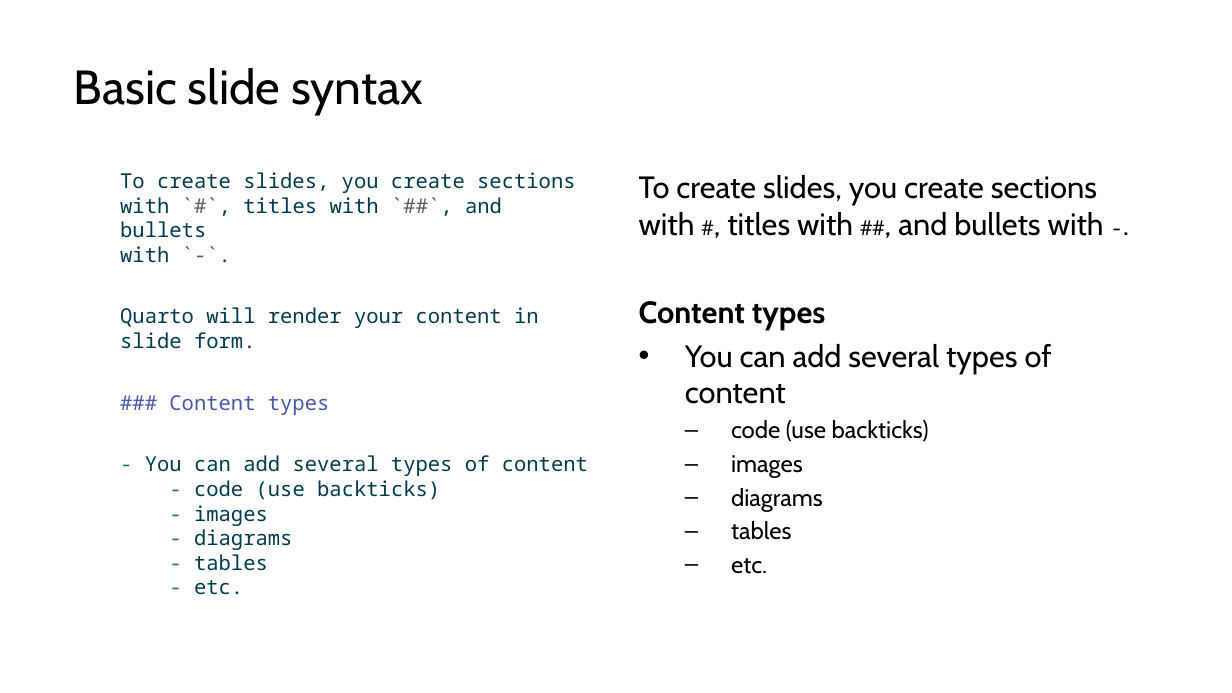
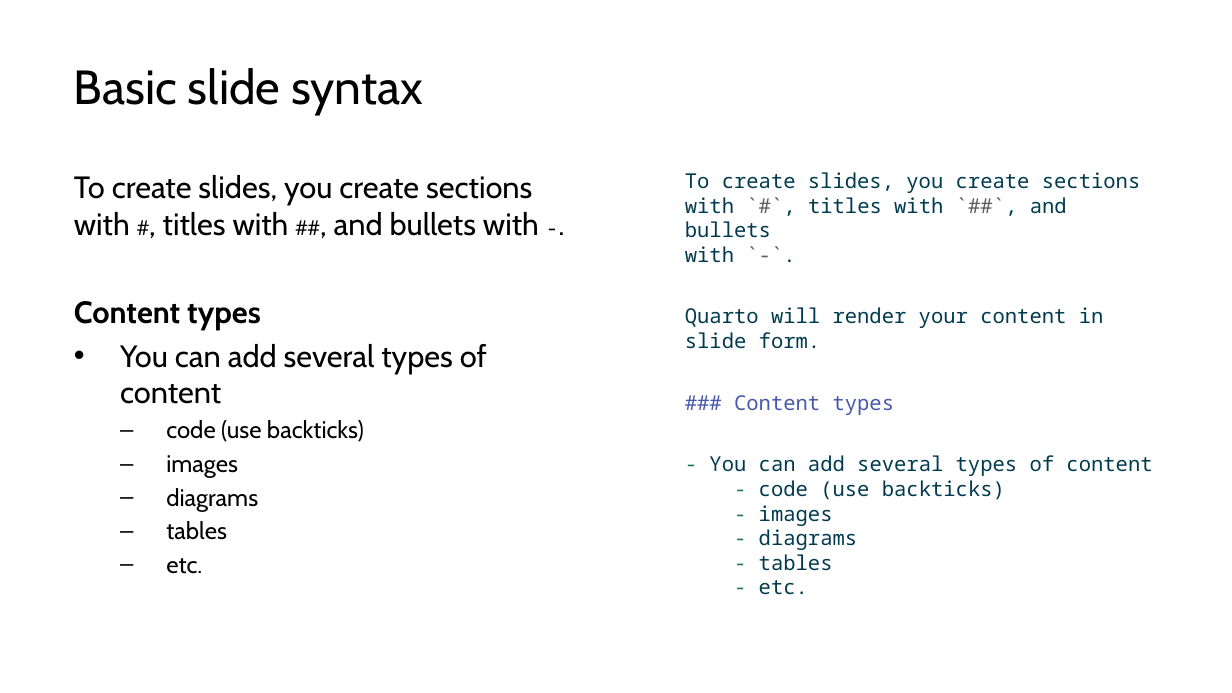
Before and after one commit to lucas-a-meyer/using-quarto, a slide deck: slide 15 of docs/presentation.pptx. Drawn at 1232x693 pixels with LibreOffice and Linux fonts; fonts in the diff are those of the drawing. Boxes give left, top, right and bottom in pixels: in the first picture for what was removed or moved away, otherwise in the second. Text is boxed around its words. In the diff, an @@ line names an element or a change of style, - is before the commit and + after.

```diff
--- a/docs/presentation.pptx
+++ b/docs/presentation.pptx
@@ text at (74, 175, 539, 574): text changed; size 12 to 18 pt; font Noto Sans Mono to Cabin; text colour #003B4F to #000000 @@
-To create slides, you create sections
-with `#`, titles with `##`, and bullets
-with `-`.
-Quarto will render your content in slide form.
-### Content types
-- You can add several types of content
-- code (use backticks)
-- images
-- diagrams
-- tables
-- etc.
+To create slides, you create sections with #, titles with ##, and bullets with -.
+Content types
+• You can add several types of content
+  – code (use backticks)
+  – images
+  – diagrams
+  – tables
+  – etc.
@@ text at (685, 172, 1152, 595): text changed; size 18 to 12 pt; font Cabin to Noto Sans Mono; text colour #000000 to #003B4F @@
-To create slides, you create sections with #, titles with ##, and bullets with -.
-Content types
-• You can add several types of content
-  – code (use backticks)
-  – images
-  – diagrams
-  – tables
-  – etc.
+To create slides, you create sections
+with `#`, titles with `##`, and bullets
+with `-`.
+Quarto will render your content in slide form.
+### Content types
+- You can add several types of content
+- code (use backticks)
+- images
+- diagrams
+- tables
+- etc.
```
Also in this commit, not shown: 5 other slides changed, 24 other files.
